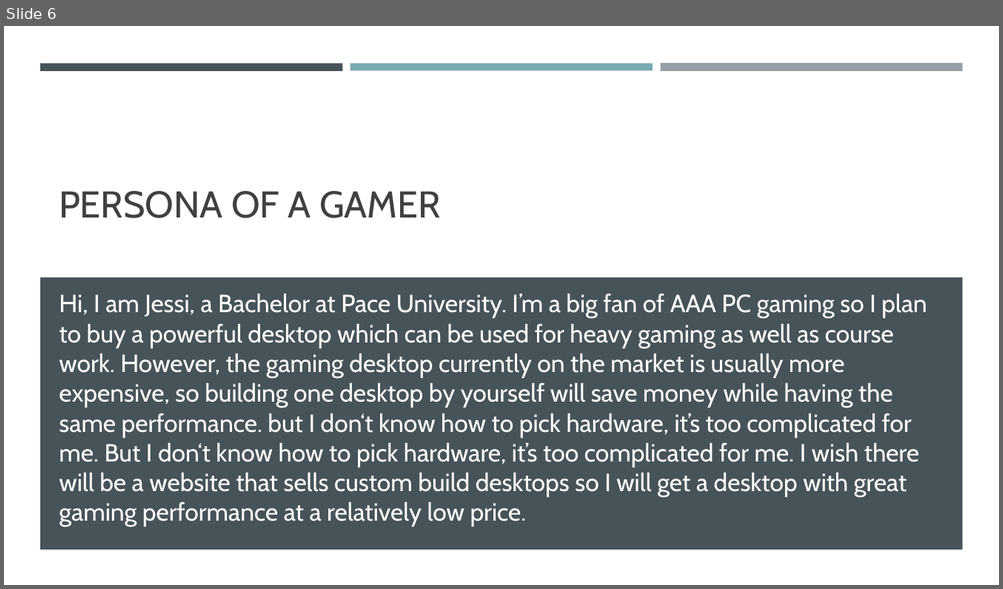
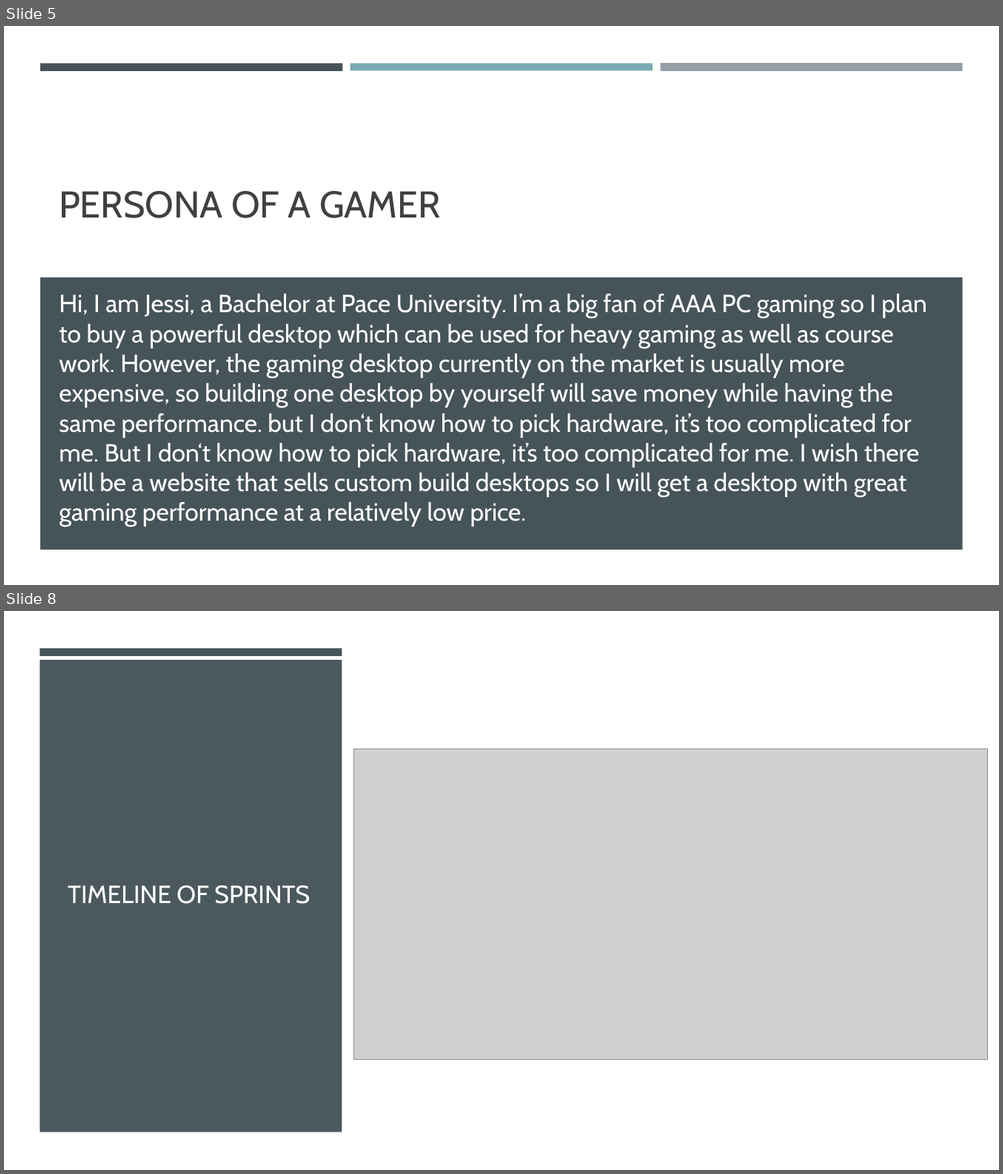
Before and after one commit to Xu12345-sophie/CS691TeamDice, a slide deck: Deliverable8/Intro and persona.pptx. Shown one above the other, each under a label of ours: slide 6 before the commit, slides 5 and 8 after it; the slides between them are not shown. The pictures are 1003x589 and 1003x1174 pixels, drawn with LibreOffice and Linux fonts; fonts in the diff are those of the drawing; grey boxes stand for pictures. Boxes give left, top, right and bottom in pixels: in the first picture for what was removed or moved away, otherwise in the second. Text is boxed around its words. In the diff, an @@ line names an element or a change of style, - is before the commit and + after.

```diff
--- a/Deliverable8/Intro and persona.pptx
+++ b/Deliverable8/Intro and persona.pptx
@@ slide 8 added at (x1=4, y1=611, x2=999, y2=1170), background #FFFFFF @@
@@ rectangle added at (x1=4, y1=611, x2=999, y2=1170), fill #FFFFFF @@
@@ rectangle added at (x1=40, y1=648, x2=342, y2=655), fill #465359 @@
@@ rectangle added at (x1=40, y1=661, x2=342, y2=1133), fill #465359 at 97% opacity @@
@@ picture added at (x1=354, y1=750, x2=987, y2=1060) @@
@@ text added at (x1=68, y1=886, x2=310, y2=904), 24 pt, text #FFFFFF @@
+TIMELINE OF SPRINTS
@@ what was slide 6 is now slide 5 @@
```
Also in this commit, not shown: 2 other slides added, 1 slide removed.
